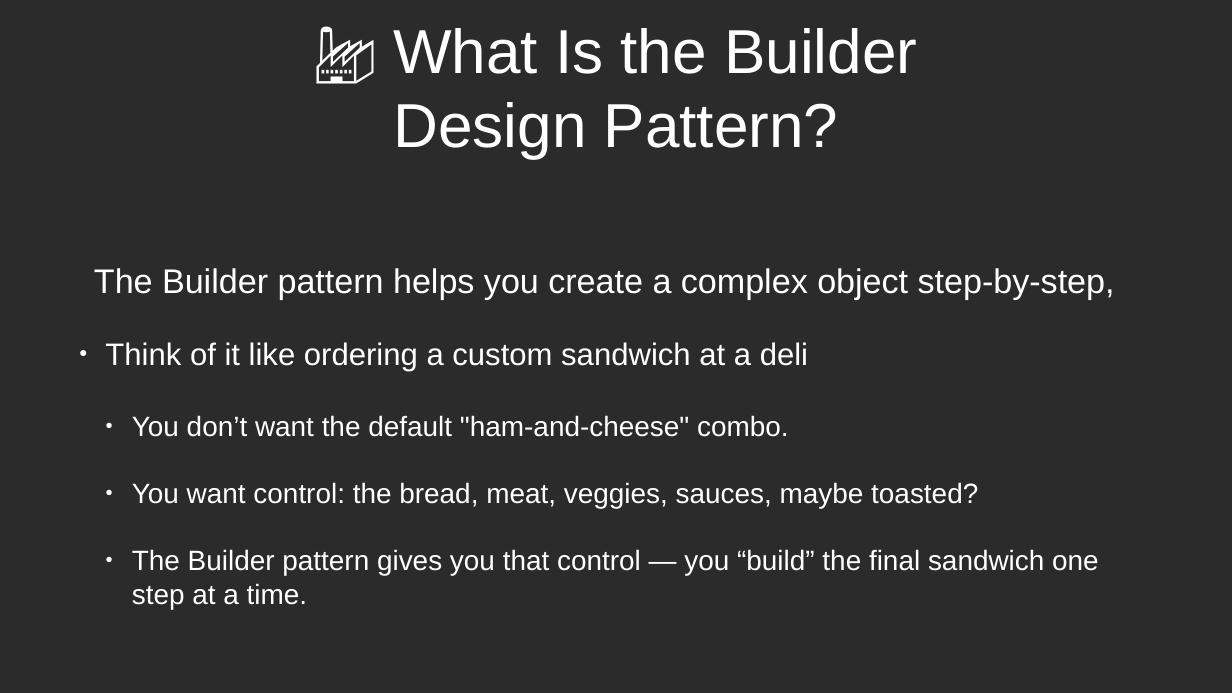
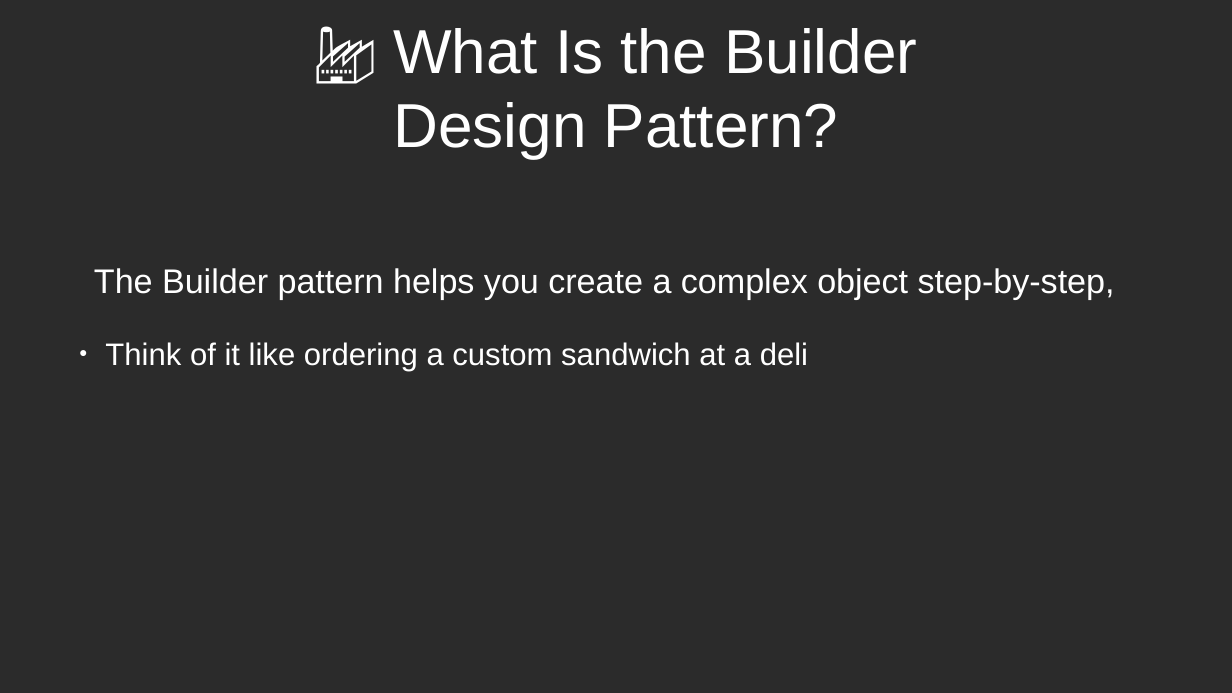
Before and after one commit to RayAndrade/JavaScriptStudy, a slide deck: slide 3 of Creational/Builder/intro/intro.odp (slide 2 before the commit). Drawn at 1232x693 pixels with LibreOffice and Linux fonts; fonts in the diff are those of the drawing; background and template pictures are left out; a plain dark background stands for a picture behind light text. Boxes give left, top, right and bottom in pixels: in the first picture for what was removed or moved away, otherwise in the second. Text is boxed around its words. In the diff, an @@ line names an element or a change of style, - is before the commit and + after.

```diff
--- a/Creational/Builder/intro/intro.odp
+++ b/Creational/Builder/intro/intro.odp
@@ text at box(132, 415, 1099, 609): paragraphs removed @@
-  ● You don’t want the default "ham-and-cheese" combo.
-  ● You want control: the bread, meat, veggies, sauces, maybe toasted?
-  ● The Builder pattern gives you that control — you “build” the final sandwich one step at a time.
```
Also in this commit, not shown: 1 other slide changed, 19 slides added, 58 other files.
